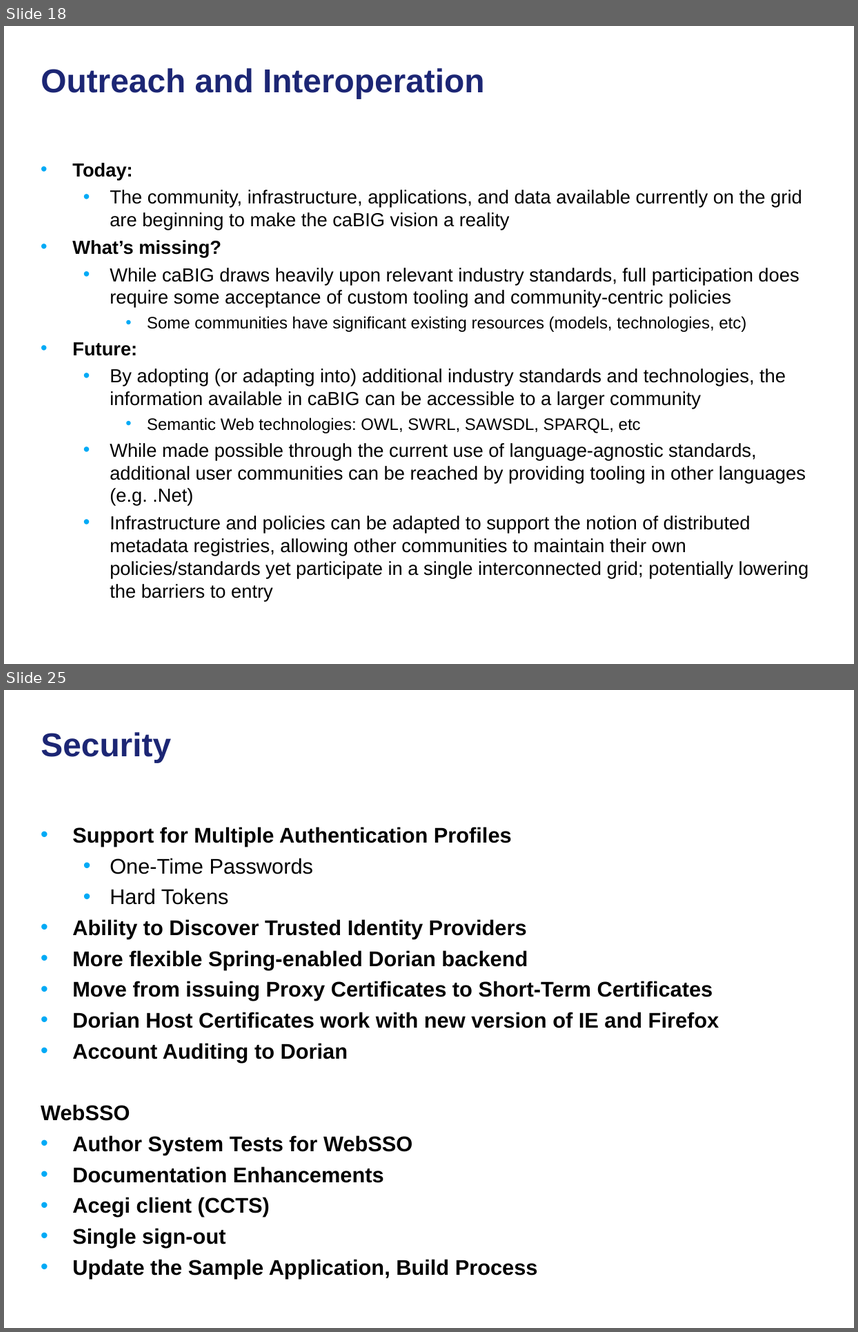
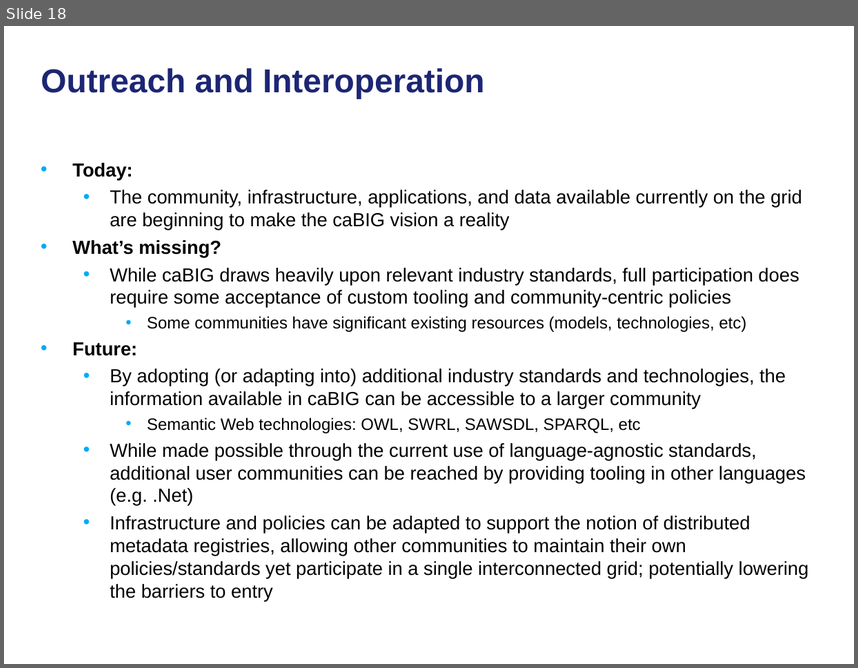
Before and after one commit to NCIP/cagrid-docs, a slide deck: general/presentations/200910_VCDE_ARCH/20091022_Arch_VCDE_caGrid_Future.ppt. Shown one above the other, each under a label of ours: slides 18 and 25 before the commit, slide 18 after it; the slides between them are not shown. The pictures are 858x1332 and 858x668 pixels, drawn with LibreOffice and Linux fonts; fonts in the diff are those of the drawing; background and template pictures are left out. Boxes give left, top, right and bottom in pixels: in the first picture for what was removed or moved away, otherwise in the second. Text is boxed around its words. In the diff, an @@ line names an element or a change of style, - is before the commit and + after.

```diff
--- a/general/presentations/200910_VCDE_ARCH/20091022_Arch_VCDE_caGrid_Future.ppt
+++ b/general/presentations/200910_VCDE_ARCH/20091022_Arch_VCDE_caGrid_Future.ppt
@@ slide 25 removed at <box>4,690,854,1328</box>, background picture (left out) @@
@@ title removed at <box>41,732,171,762</box> @@
-Security
@@ text removed at <box>41,827,720,1278</box> @@
-• Support for Multiple Authentication Profiles
-  • One-Time Passwords
-  • Hard Tokens
-• Ability to Discover Trusted Identity Providers
-• More flexible Spring-enabled Dorian backend
-• Move from issuing Proxy Certificates to Short-Term Certificates
-• Dorian Host Certificates work with new version of IE and Firefox
-• Account Auditing to Dorian
-WebSSO
-• Author System Tests for WebSSO
-• Documentation Enhancements
-• Acegi client (CCTS)
-• Single sign-out
-• Update the Sample Application, Build Process
```
Also in this commit, not shown: 5 slides changed, 7 slides added, 14 other slides removed.
